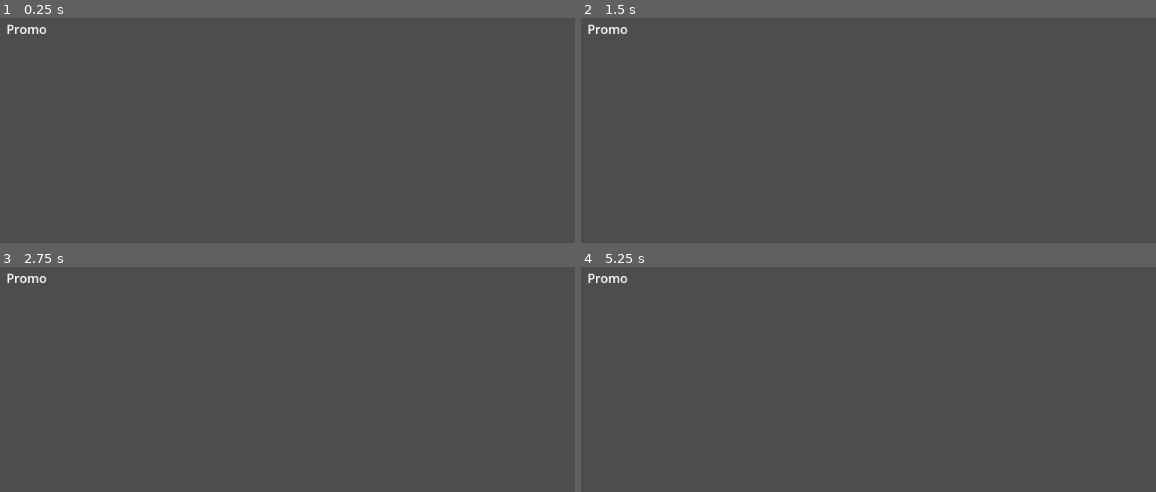
Above: before the commit, frames 1-4 (two rows, left to right).
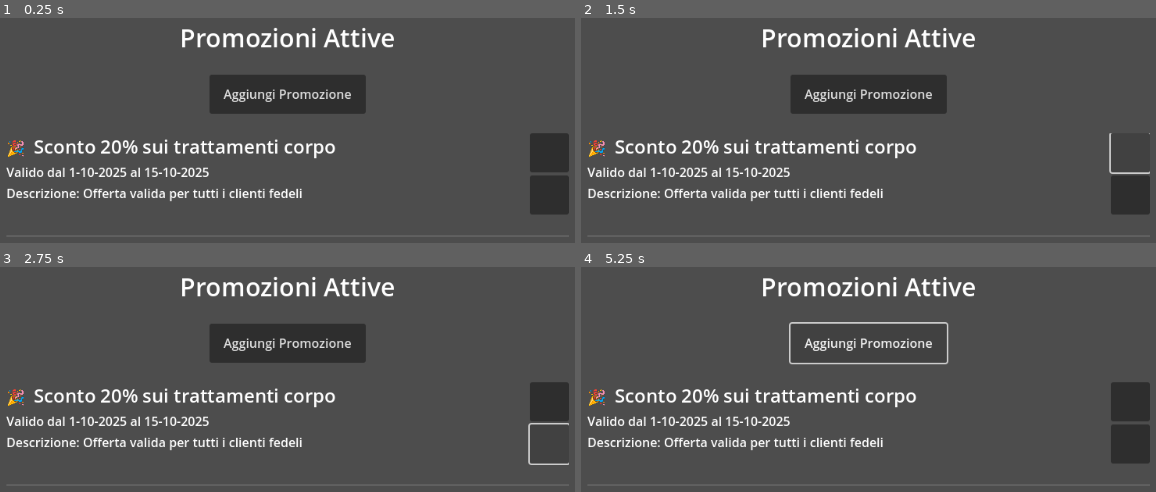
Above: after the commit, the same moments.

Repository: Hisukurifu24/appclienticristina
Game: Godot game, scene res://Scenes/promozioni.tscn
Same seed, same stepped clock (60 frames per second), same inputs: the game is played once before the commit and once after it. This scene is started directly instead of the project's main scene. The engine's default icon, where the game draws it, is replaced by a stand-in: a white triangle on a blue panel in a dark square.
Inputs (mouse positions are in pixels of both pictures, inside the frame that each line leads up to):
- Up to frame 1 (0.25 s): no input
- Up to frame 2 (1.5 s): click (868, 94) at 0.5 s, where only the run after the commit has a clickable "Aggiungi Promozione"; click (1133, 153) at 1.27 s
- Up to frame 3 (2.75 s): click (552, 444) at 2.02 s
- Up to frame 4 (5.25 s): click (868, 343) at 2.75 s, where only the run after the commit has a clickable "Aggiungi Promozione"; click (1133, 402) at 3.52 s; click (1133, 444) at 4.27 s; click (868, 343) at 5 s, where only the run after the commit has a clickable "Aggiungi Promozione"

The runs differ from the first frame. In frame 1, 12% of the frame differs, in the area x 1-99%, y 2-88%; in frame 2, 11%; in frame 3, 11%; in frame 4, 8.4%.

Commit message:
Add promotion UI and card_set image to promozioni scene
Introduced a new card_set.png image and its import settings. Updated the promozioni.tscn scene to include a detailed promotions UI with labels, buttons, scroll container, and layout improvements for displaying active promotions.

Diff:
--- a/Scenes/promozioni.tscn
+++ b/Scenes/promozioni.tscn
@@ -1,11 +1,16 @@
-[gd_scene format=3 uid="uid://c0x4221ra871p"]
+[gd_scene load_steps=3 format=3 uid="uid://c0x4221ra871p"]
+
+[sub_resource type="LabelSettings" id="LabelSettings_qlwfw"]
+font_size = 32
+
+[sub_resource type="LabelSettings" id="LabelSettings_uc0w2"]
+font_size = 24
 
 [node name="Clienti" type="Control"]
 layout_mode = 3
 anchors_preset = 15
 anchor_right = 1.0
 anchor_bottom = 1.0
-offset_bottom = -134.0
 grow_horizontal = 2
 grow_vertical = 2
 
@@ -24,4 +29,82 @@
 
 [node name="Label" type="Label" parent="VBoxContainer"]
 layout_mode = 2
-text = "Promo"
+size_flags_horizontal = 3
+size_flags_vertical = 1
+text = "Promozioni Attive"
+label_settings = SubResource("LabelSettings_qlwfw")
+horizontal_alignment = 1
+
+[node name="Button" type="Button" parent="VBoxContainer"]
+custom_minimum_size = Vector2(200, 50)
+layout_mode = 2
+size_flags_horizontal = 4
+size_flags_vertical = 4
+text = "Aggiungi Promozione"
+
+[node name="ScrollContainer" type="ScrollContainer" parent="VBoxContainer"]
+layout_mode = 2
+size_flags_vertical = 3
+
+[node name="VBoxContainer" type="VBoxContainer" parent="VBoxContainer/ScrollContainer"]
+layout_mode = 2
+size_flags_horizontal = 3
+size_flags_vertical = 3
+theme_override_constants/separation = 25
+
+[node name="HBoxContainer" type="HBoxContainer" parent="VBoxContainer/ScrollContainer/VBoxContainer"]
+layout_mode = 2
+
+[node name="Promo" type="VBoxContainer" parent="VBoxContainer/ScrollContainer/VBoxContainer/HBoxContainer"]
+layout_mode = 2
+size_flags_horizontal = 3
+
+[node name="Label" type="Label" parent="VBoxContainer/ScrollContainer/VBoxContainer/HBoxContainer/Promo"]
+layout_mode = 2
+text = "🎉  Sconto 20% sui trattamenti corpo"
+label_settings = SubResource("LabelSettings_uc0w2")
+
+[node name="Label2" type="Label" parent="VBoxContainer/ScrollContainer/VBoxContainer/HBoxContainer/Promo"]
+layout_mode = 2
+text = "Valido dal 1-10-2025 al 15-10-2025"
+
+[node name="Label3" type="Label" parent="VBoxContainer/ScrollContainer/VBoxContainer/HBoxContainer/Promo"]
+layout_mode = 2
+text = "Descrizione: Offerta valida per tutti i clienti fedeli"
+
+[node name="HBoxContainer" type="VBoxContainer" parent="VBoxContainer/ScrollContainer/VBoxContainer/HBoxContainer"]
+layout_mode = 2
+size_flags_horizontal = 8
+
+[node name="Button" type="Button" parent="VBoxContainer/ScrollContainer/VBoxContainer/HBoxContainer/HBoxContainer"]
+custom_minimum_size = Vector2(50, 50)
+layout_mode = 2
+size_flags_horizontal = 4
+
+[node name="TextureRect" type="TextureRect" parent="VBoxContainer/ScrollContainer/VBoxContainer/HBoxContainer/HBoxContainer/Button"]
+layout_mode = 1
+anchors_preset = 15
+anchor_right = 1.0
+anchor_bottom = 1.0
+grow_horizontal = 2
+grow_vertical = 2
+expand_mode = 1
+stretch_mode = 5
+
+[node name="Button2" type="Button" parent="VBoxContainer/ScrollContainer/VBoxContainer/HBoxContainer/HBoxContainer"]
+custom_minimum_size = Vector2(50, 50)
+layout_mode = 2
+size_flags_horizontal = 4
+
+[node name="TextureRect" type="TextureRect" parent="VBoxContainer/ScrollContainer/VBoxContainer/HBoxContainer/HBoxContainer/Button2"]
+layout_mode = 1
+anchors_preset = 15
+anchor_right = 1.0
+anchor_bottom = 1.0
+grow_horizontal = 2
+grow_vertical = 2
+expand_mode = 1
+stretch_mode = 5
+
+[node name="HSeparator" type="HSeparator" parent="VBoxContainer/ScrollContainer/VBoxContainer"]
+layout_mode = 2
Binary file added: Images/card_set.png
Not shown, added: Images/card_set.png.import
